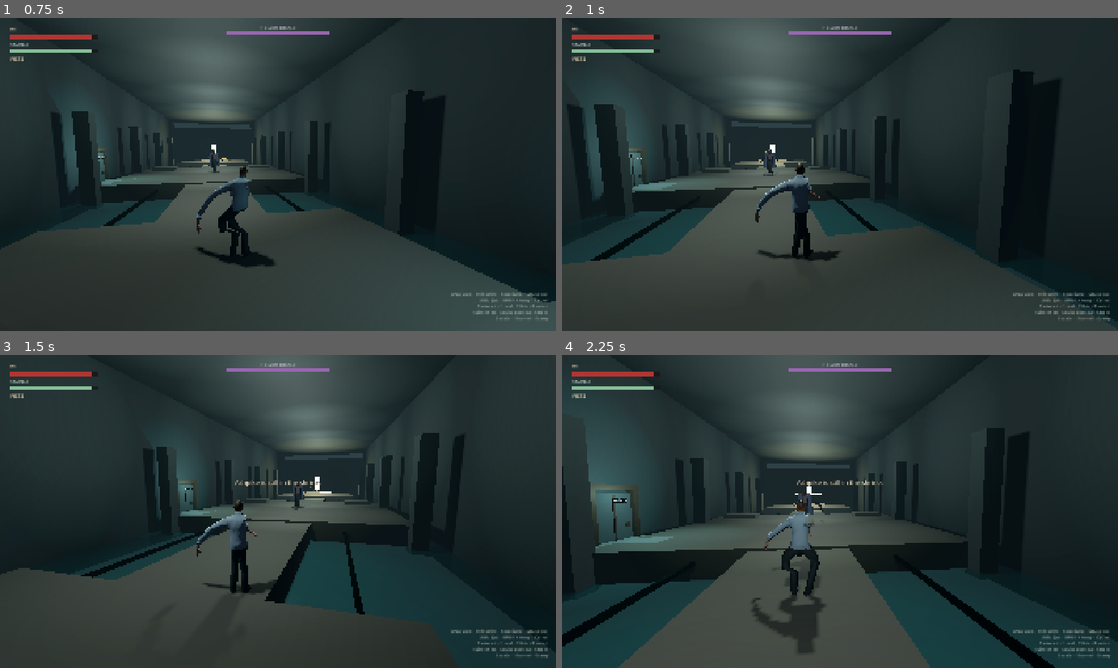
Above: before the commit, frames 1-4 (two rows, left to right).
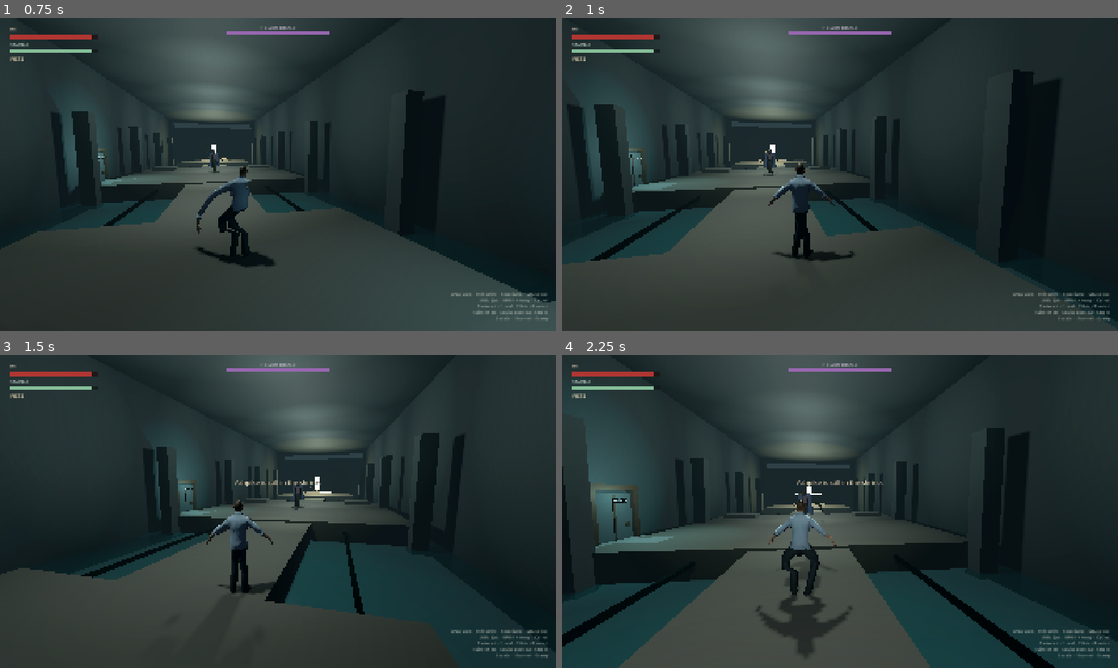
Above: after the commit, the same moments.

Repository: myat93/line7
Game: Godot game, scene res://main.tscn
Two runs of this game, one before a commit and one after it. Both use one fixed random seed, a clock stepped at 60 frames per second and the inputs below.
Inputs (mouse positions are in pixels of both pictures, inside the frame that each line leads up to):
- Up to frame 1 (0.75 s): tap Enter at 0.5 s; move the mouse to (305, 174) at 0.52 s; hold W (move_forward) from 0.53 s (still down); hold Ctrl (roll) from 0.53 s (still down); click (305, 174) at 0.67 s
- Up to frame 2 (1 s): keep holding W (move_forward); keep holding Ctrl (roll); tap Space (jump) at 0.77 s
- Up to frame 3 (1.5 s): keep holding W (move_forward); move the mouse to (250, 511) at 1.27 s; release Ctrl (roll) at 1.28 s; tap 1 (bind_ashpike) at 1.35 s
- Up to frame 4 (2.25 s): keep holding W (move_forward); tap Space (jump) at 1.52 s; tap Ctrl (roll) at 1.55 s; move the mouse to (851, 505) at 2.02 s; hold 2 (bind_fists) from 2.03 s (still down)

Frame 1 is identical in both runs. In frame 2, 0.4% of the frame differs, in the area x 34-53%, y 47-78%; in frame 3, 0.3%; in frame 4, 0.4%.

Commit message:
Drop sprint/roll arm extras that stretch the IBM sleeves.
Co-authored-by: myat93 <myat93@users.noreply.github.com>

Diff:
--- a/characters/he/he.gd
+++ b/characters/he/he.gd
@@ -466,11 +466,8 @@
 	_pose_idle()
 	var swing := sin(_stride)
 	## After +90° align, negative local Z leans the spine toward MeshRoot −Z.
-	_part_rot("Torso", Vector3(0.0, swing * 0.05, -0.05))
-	_part_rot("L_UpperArm", Vector3(0.18 + swing * 0.16, 0.05, 0.12))
-	_part_rot("R_UpperArm", Vector3(0.18 - swing * 0.16, -0.05, -0.12))
-	_part_rot("L_Forearm", Vector3(0.14, 0.0, 0.0))
-	_part_rot("R_Forearm", Vector3(0.14, 0.0, 0.0))
+	_part_rot("Torso", Vector3(0.0, swing * 0.04, -0.04))
+	## Keep A-pose arms — even small upper-arm extras stretch the 100× IBM.
 	_part_rot("L_Thigh", Vector3(swing * 0.34, 0.0, 0.0))
 	_part_rot("R_Thigh", Vector3(-swing * 0.34, 0.0, 0.0))
 	_part_rot("L_Shin", Vector3(maxf(-swing, 0.0) * 0.28, 0.0, 0.0))
@@ -482,13 +479,9 @@
 	## Modest extras only — large ones stretch the 100×-IBM skin.
 	_pose_idle()
 	var swing := sin(_stride)
-	_part_rot("Hips", Vector3(0.0, 0.0, -0.10))
-	_part_rot("Torso", Vector3(0.0, swing * 0.05, -0.16))
-	_part_rot("Head", Vector3(0.06, 0.0, 0.0))
-	_part_rot("L_UpperArm", Vector3(0.14 + swing * 0.18, 0.06, 0.10))
-	_part_rot("R_UpperArm", Vector3(0.14 - swing * 0.18, -0.06, -0.10))
-	_part_rot("L_Forearm", Vector3(0.16, 0.0, 0.0))
-	_part_rot("R_Forearm", Vector3(0.16, 0.0, 0.0))
+	_part_rot("Torso", Vector3(0.0, swing * 0.04, -0.14))
+	_part_rot("Head", Vector3(0.05, 0.0, 0.0))
+	## No hip roll / arm extras — those pulled the IBM sleeve across the back.
 	_part_rot("L_Thigh", Vector3(swing * 0.42, 0.0, 0.0))
 	_part_rot("R_Thigh", Vector3(-swing * 0.42, 0.0, 0.0))
 	_part_rot("L_Shin", Vector3(maxf(-swing, 0.0) * 0.40, 0.0, 0.0))
